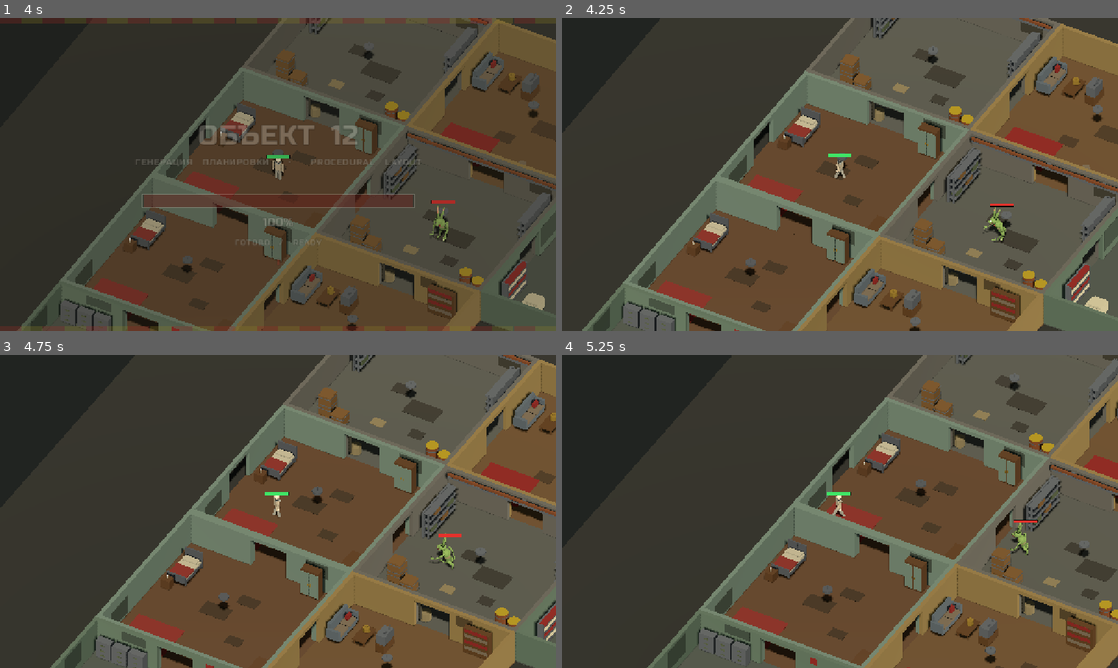
Above: before the commit, frames 1-4 (two rows, left to right).
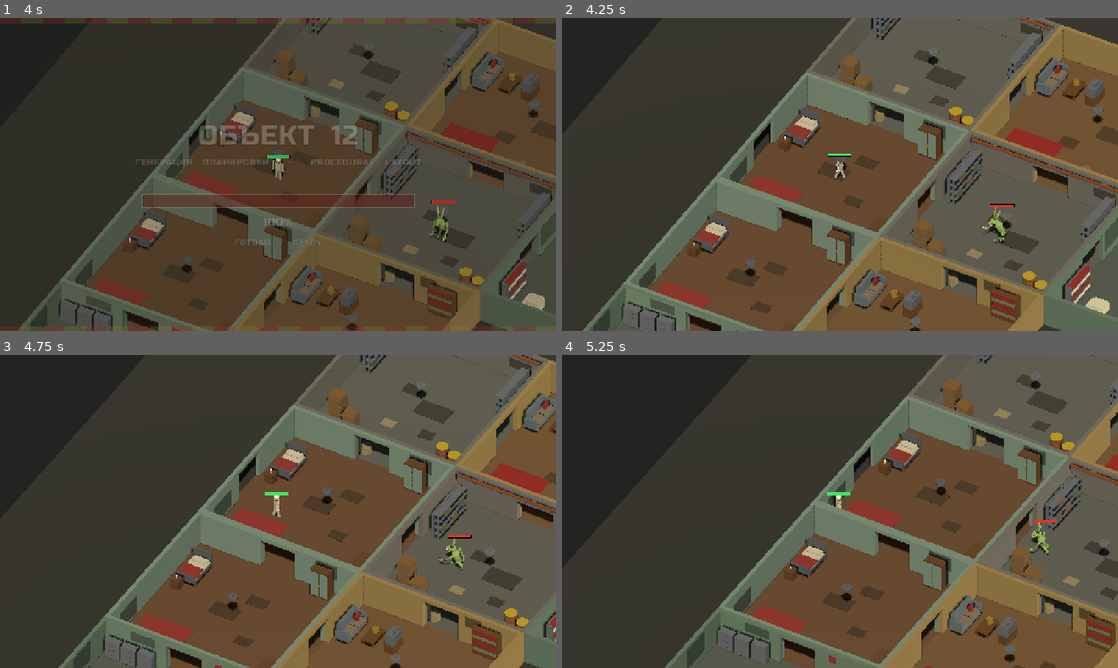
Above: after the commit, the same moments.

Repository: nhudson99/nuclear-winter
Game: Godot game, scene res://scenes/TitleScreen.tscn
The game is run twice, just before and just after one commit, with the same random seed, the same clock (stepped at 60 frames per second) and the same inputs.
Inputs (mouse positions are in pixels of both pictures, inside the frame that each line leads up to):
- Up to frame 1 (4 s): tap Enter at 0.5 s; hold D (move_right) 0.53-1.28 s; tap E (interact) at 0.6, 1.35, 2.85, 3.6 s; click (278, 174) at 0.67 s; hold S (move_down) 1.28-2 s; click (278, 174) at 1.42 s; click "LEVEL 1" at 2 s; move the mouse to (333, 105) at 2.77 s; hold D (move_right) 2.78-3.53 s; tap Space at 3.5 s; move the mouse to (250, 237) at 3.52 s; hold W (move_up) from 3.53 s (still down); click (250, 237) at 3.67 s
- Up to frame 2 (4.25 s): keep holding W (move_up)
- Up to frame 3 (4.75 s): move the mouse to (444, 558) at 4.27 s; release W (move_up) at 4.28 s; hold A (move_left) from 4.28 s (still down); tap E (interact) at 4.35 s
- Up to frame 4 (5.25 s): keep holding A (move_left); move the mouse to (673, 464) at 5.02 s; tap E (interact) at 5.1 s

Frame 1 is identical in both runs. In frame 2, 5.3% of the frame differs, in the area x 3-100%, y 0-100%; in frame 3, 22%; in frame 4, 28%, in the area x 15-100%, y 0-100%.

Commit message:
Increase player move speed by 25%.
Raise the scavenger's default speed from 5.5 to 6.875 and assert the
new value in the game-loop smoke test.

Co-authored-by: nhudson99 <nhudson99@users.noreply.github.com>

Diff:
--- a/godot/scripts/Player.gd
+++ b/godot/scripts/Player.gd
@@ -3,7 +3,7 @@
 signal died
 signal item_collected
 
-@export var move_speed: float = 5.5
+@export var move_speed: float = 6.875
 @export var gravity: float = 20.0
 @export var turn_speed: float = 12.0
 @export var walk_anim_speed: float = 10.0
--- a/godot/tools/smoke_game_loop.gd
+++ b/godot/tools/smoke_game_loop.gd
@@ -27,6 +27,10 @@
 
 	var nodes_ok := true
 	print("loop_nodes_ok=", nodes_ok)
+
+	var expected_speed := 5.5 * 1.25
+	var speed_ok := is_equal_approx(player.move_speed, expected_speed)
+	print("player_speed_ok=", speed_ok, " speed=", player.move_speed, " expected=", expected_speed)
 
 	# Baseline monster difficulty.
 	var base_dwell: float = monster.section_dwell_time
@@ -117,6 +121,7 @@
 		and win_text_ok
 		and lose_ok
 		and lose_text_ok
+		and speed_ok
 	)
 	print("game_loop_smoke_ok=", all_ok)
 	quit(0 if all_ok else 1)
